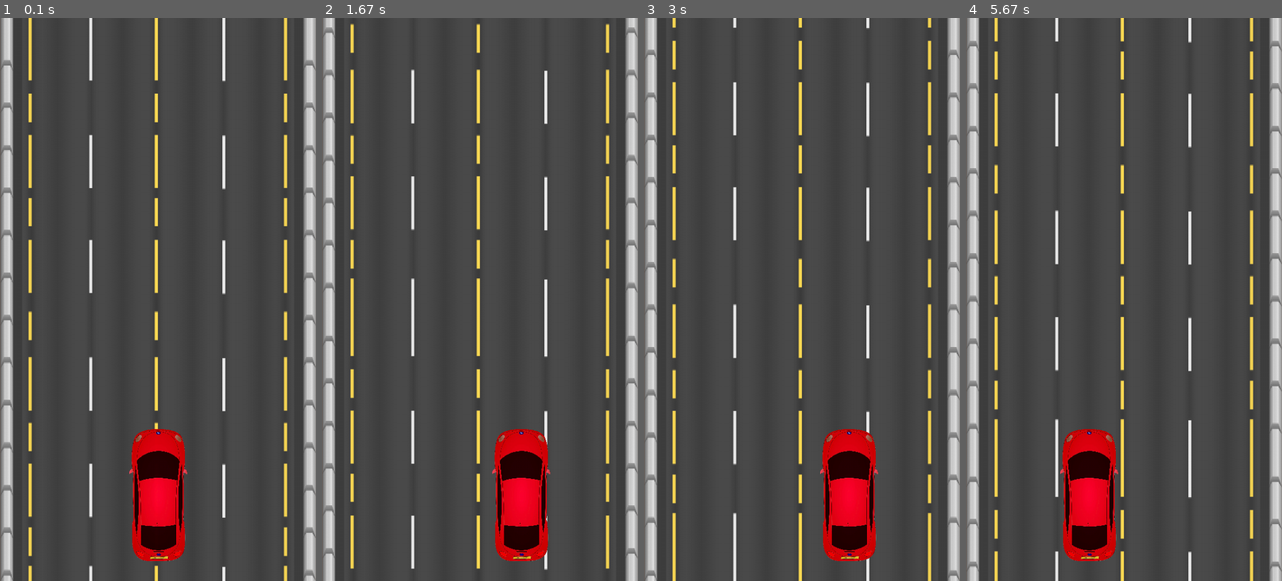
Above: before the commit, frames 1-4 (left to right).
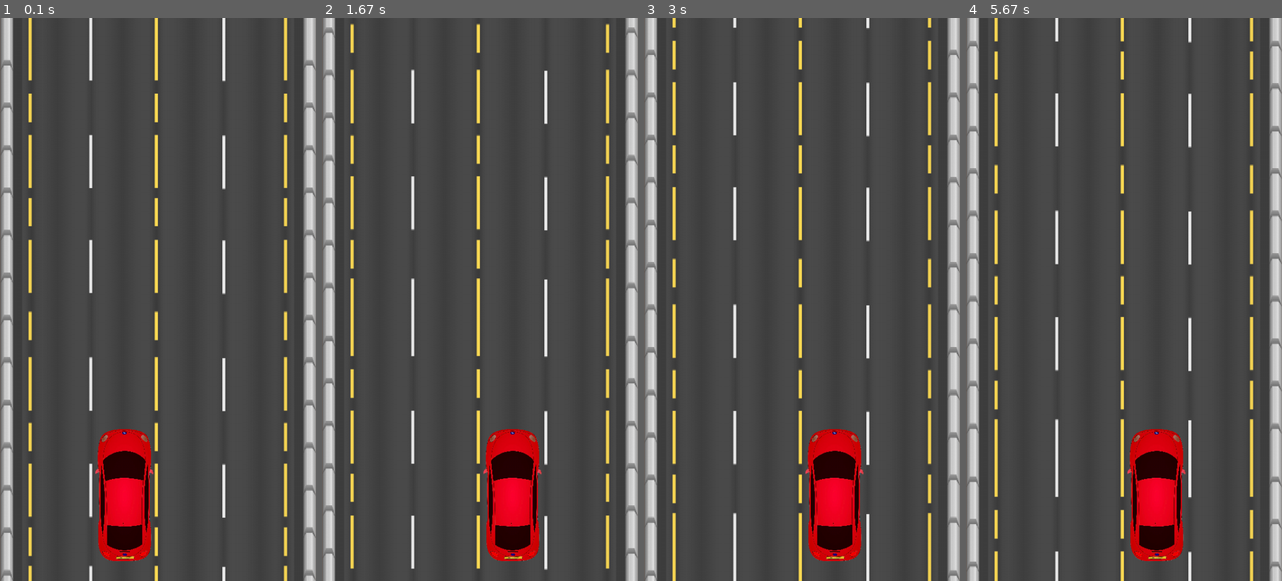
Above: after the commit, the same moments.

Repository: huszargergelyakos/Pygame10A_F
Game: pygame game, started from main.py
Two runs of this game, one before a commit and one after it. Both use one fixed random seed, a clock stepped at 60 frames per second and the inputs below.
Inputs:
- Up to frame 1 (0.1 s): no input
- Up to frame 2 (1.67 s): hold Right 0.33-0.8 s; hold Right 0.83-1.3 s; hold A from 1.33 s (still down)
- Up to frame 3 (3 s): release A at 1.87 s; hold Left 1.9-2.3 s; hold D 2.33-2.97 s
- Up to frame 4 (5.67 s): hold Left 3-3.47 s; hold D 3.5-3.97 s; hold Right 4-4.47 s; hold A 4.5-5.03 s; hold Left 5.07-5.47 s; hold D from 5.5 s (still down)

The runs differ from the first frame. In frame 1, 5.8% of the frame differs, in the area x 30-60%, y 73-97%; in frame 2, 2.4%; in frame 3, 3.3%; in frame 4, 7.5%, in the area x 29-70%, y 73-97%.

Commit message:
4 lane movement

Diff:
--- a/game.py
+++ b/game.py
@@ -2,7 +2,7 @@
 import pygame
 from settings import SCREEN_WIDTH, SCREEN_HEIGHT, FPS, BLUE
 from road import Road
-from player import Player  # <--- Új import!
+from player import Player
 
 
 class Game:
@@ -14,10 +14,7 @@
 
         self.speed: int = 5
         self.road = Road("Assets/road.png")
-        # Játékos példányosítása (állítsd be a helyes kép-elérési utat!)
-        self.player = Player(
-            SCREEN_WIDTH // 2, SCREEN_HEIGHT - 150, "Assets/cars/1.png"
-        )
+        self.player = Player(SCREEN_HEIGHT - 150, "Assets/cars/1.png")
 
     def run(self) -> None:
         while self.running:
@@ -30,25 +27,26 @@
         for event in pygame.event.get():
             if event.type == pygame.QUIT:
                 self._quit_game()
+            elif event.type == pygame.KEYDOWN:
+                self._handle_keydown(event)
+
+    def _handle_keydown(self, event: pygame.event.Event) -> None:
+        if event.key in (pygame.K_LEFT, pygame.K_a):
+            self.player.move_left()
+        elif event.key in (pygame.K_RIGHT, pygame.K_d):
+            self.player.move_right()
+
+    def _update(self) -> None:
+        self.road.update(self.speed)
+        self.player.update()  # <--- Ez a sor felel mostantól a sima mozgásért!
+
+    def _draw(self) -> None:
+        self.screen.fill(BLUE)
+        self.road.draw(self.screen)
+        self.player.draw(self.screen)
+        pygame.display.update()
 
     def _quit_game(self) -> None:
         self.running = False
         pygame.quit()
         sys.exit()
-
-    def _update(self) -> None:
-        self.road.update(self.speed)
-        self._handle_player_input()  # <--- Játékos irányítása
-
-    def _handle_player_input(self) -> None:
-        # Gombok lekérdezése és a játékos frissítése
-        keys = pygame.key.get_pressed()
-        move_left = keys[pygame.K_LEFT] or keys[pygame.K_a]
-        move_right = keys[pygame.K_RIGHT] or keys[pygame.K_d]
-        self.player.update(move_left, move_right)
-
-    def _draw(self) -> None:
-        self.screen.fill(BLUE)
-        self.road.draw(self.screen)
-        self.player.draw(self.screen)  # <--- Játékos kirajzolása
-        pygame.display.update()
--- a/player.py
+++ b/player.py
@@ -1,34 +1,49 @@
 import pygame
-from settings import SCREEN_WIDTH
+from settings import LANE_POSITIONS
 
 
 class Player(pygame.sprite.Sprite):
-    def __init__(self, x: int, y: int, image_path: str) -> None:
+    def __init__(self, y: int, image_path: str) -> None:
         super().__init__()
-        # Kép betöltése és beállítása
+        self._load_image(image_path)
+        self.current_lane: int = 1  # Kezdés a 2. sávból (indexek: 0, 1, 2, 3)
+
+        self.rect = self.image.get_rect()
+        self.rect.center = (LANE_POSITIONS[self.current_lane], y)
+
+        # Új változók a finom mozgáshoz
+        self.target_x: int = self.rect.centerx
+        self.slide_speed: int = (
+            20  # Mozgás sebessége (állíthatod, ha gyorsabbat/lassabbat akarsz)
+        )
+
+    def _load_image(self, image_path: str) -> None:
         raw_image = pygame.image.load(image_path).convert_alpha()
-        # MEGNÖVELT MÉRET: itt tudod állítani, mekkora legyen az autó!
         self.image = pygame.transform.scale(raw_image, (140, 240))
 
-        # Pozíció és hitbox (rect)
-        self.rect = self.image.get_rect()
-        self.rect.center = (x, y)
+    def move_left(self) -> None:
+        # Csak a cél X koordinátát frissítjük, nem az autót teleportáljuk
+        if self.current_lane > 0:
+            self.current_lane -= 1
+            self.target_x = LANE_POSITIONS[self.current_lane]
 
-    def update(self, move_left: bool, move_right: bool) -> None:
-        # A játékos mozgatása a bemenetek alapján
-        if move_left:
-            self.rect.x -= 5
-        if move_right:
-            self.rect.x += 5
-        self._check_boundaries()
+    def move_right(self) -> None:
+        # Csak a cél X koordinátát frissítjük
+        if self.current_lane < len(LANE_POSITIONS) - 1:
+            self.current_lane += 1
+            self.target_x = LANE_POSITIONS[self.current_lane]
 
-    def _check_boundaries(self) -> None:
-        # A képernyő széléhez igazítjuk, nem fix számhoz
-        if self.rect.left < 30:
-            self.rect.left = 30
-        if self.rect.right > SCREEN_WIDTH - 30:
-            self.rect.right = SCREEN_WIDTH - 30
+    def update(self) -> None:
+        # Finom csúszás a cél pozíció felé
+        if self.rect.centerx < self.target_x:
+            # Ne menjen túl a célon (min függvény)
+            self.rect.centerx += min(
+                self.slide_speed, self.target_x - self.rect.centerx
+            )
+        elif self.rect.centerx > self.target_x:
+            self.rect.centerx -= min(
+                self.slide_speed, self.rect.centerx - self.target_x
+            )
 
     def draw(self, screen: pygame.Surface) -> None:
-        # Játékos kirajzolása
         screen.blit(self.image, self.rect)
--- a/settings.py
+++ b/settings.py
@@ -1,4 +1,4 @@
-# Képernyő beállítások (PC-re lehet, hogy érdemes lesz nagyobbra venni, pl. 400x700)
+# Képernyő beállítások
 SCREEN_WIDTH: int = 540
 SCREEN_HEIGHT: int = 960
 FPS: int = 60
@@ -10,5 +10,5 @@
 WHITE: tuple[int, int, int] = (255, 255, 255)
 
 # Játék specifikus beállítások
-LANE_POSITIONS: list[int] = [50, 95, 142, 190]
+LANE_POSITIONS: list[int] = [100, 212, 325, 435]
 PLAYER_SPEED: int = 5
